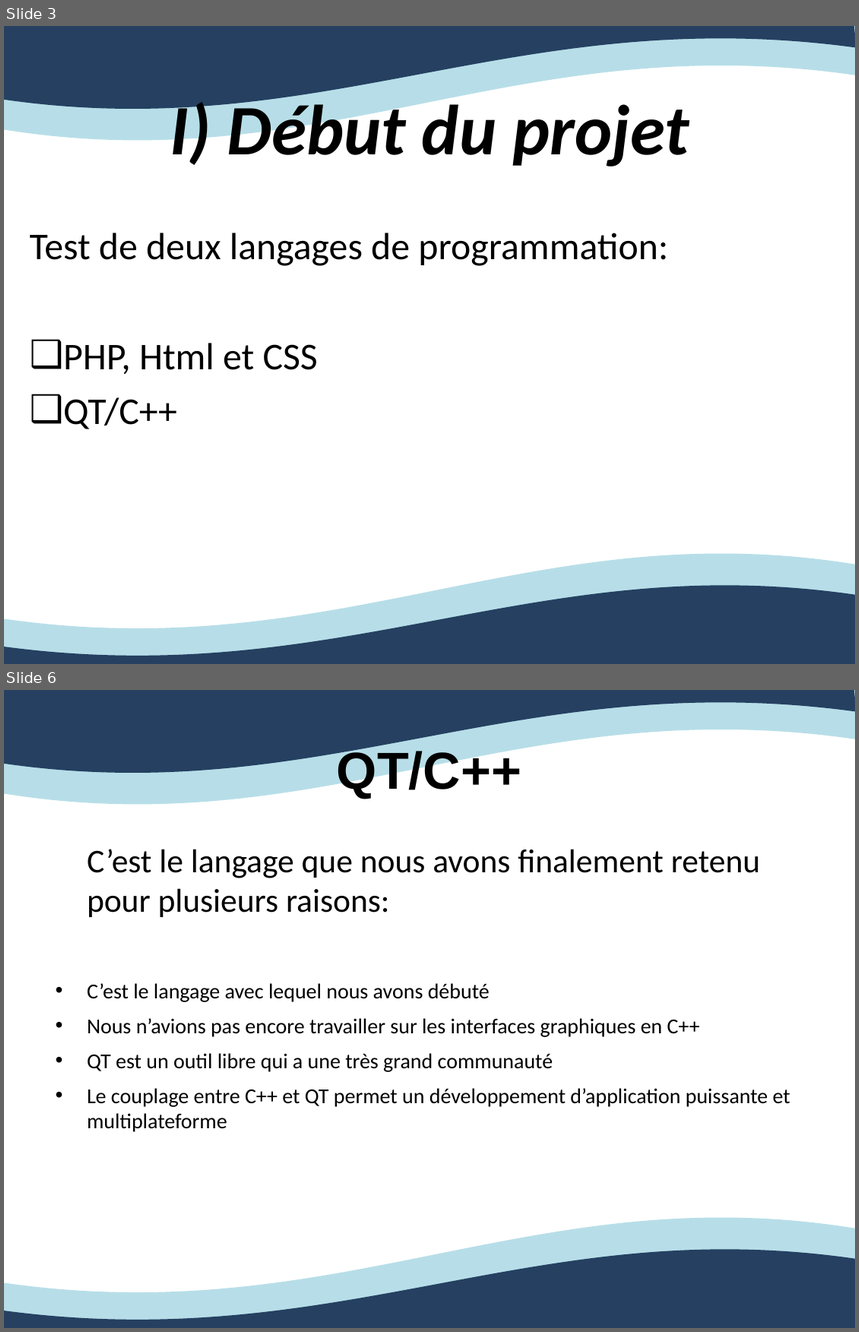
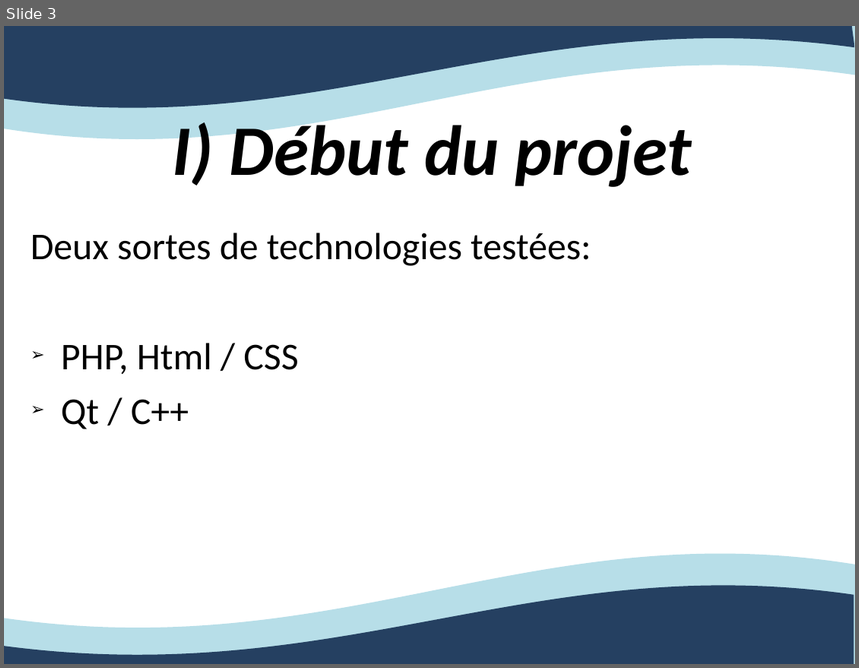
Before and after one commit to Ovan33/Immobilier, a slide deck: docs/Rapport/ProjetTuteureExpression.ppt. Shown one above the other, each under a label of ours: slides 3 and 6 before the commit, slide 3 after it; the slides between them are not shown. The pictures are 859x1332 and 859x668 pixels, drawn with LibreOffice and Linux fonts; fonts in the diff are those of the drawing. Boxes give left, top, right and bottom in pixels: in the first picture for what was removed or moved away, otherwise in the second. Text is boxed around its words. In the diff, an @@ line names an element or a change of style, - is before the commit and + after.

Commit message:
PPT fr pour expression

```diff
--- a/docs/Rapport/ProjetTuteureExpression.ppt
+++ b/docs/Rapport/ProjetTuteureExpression.ppt
@@ slide 6 removed at <box>4,690,855,1328</box>, background #FFFFFF; not listed: 4 template elements that a slide beside it also shows @@
@@ title removed at <box>337,748,522,799</box> @@
-QT/C++
@@ text removed at <box>87,849,791,1132</box> @@
-C’est le langage que nous avons finalement retenu pour plusieurs raisons:
-• C’est le langage avec lequel nous avons débuté
-• Nous n’avions pas encore travailler sur les interfaces graphiques en C++
-• QT est un outil libre qui a une très grand communauté
-• Le couplage entre C++ et QT permet un développement d’application puissante et multiplateforme
@@ slide 3 changed as well @@
@@ title "I) Début du projet": place and size @@
-title "I) Début du projet" at <box>170,96,690,172</box>
+title "I) Début du projet" at <box>173,116,693,192</box>
@@ text at <box>31,233,591,430</box>: text changed @@
-Test de deux langages de programmation:
-❑ PHP, Html et CSS
-❑ QT/C++
+Deux sortes de technologies testées:
+➢ PHP, Html / CSS
+➢ Qt / C++
@@ outline redrawn in 4 elements at <box>4,553,855,664</box>, <box>4,26,854,109</box>, <box>4,26,855,139</box>, <box>4,585,854,664</box> @@
```
Also in this commit, not shown: 4 other slides changed, 21 slides added, 18 other slides removed.
